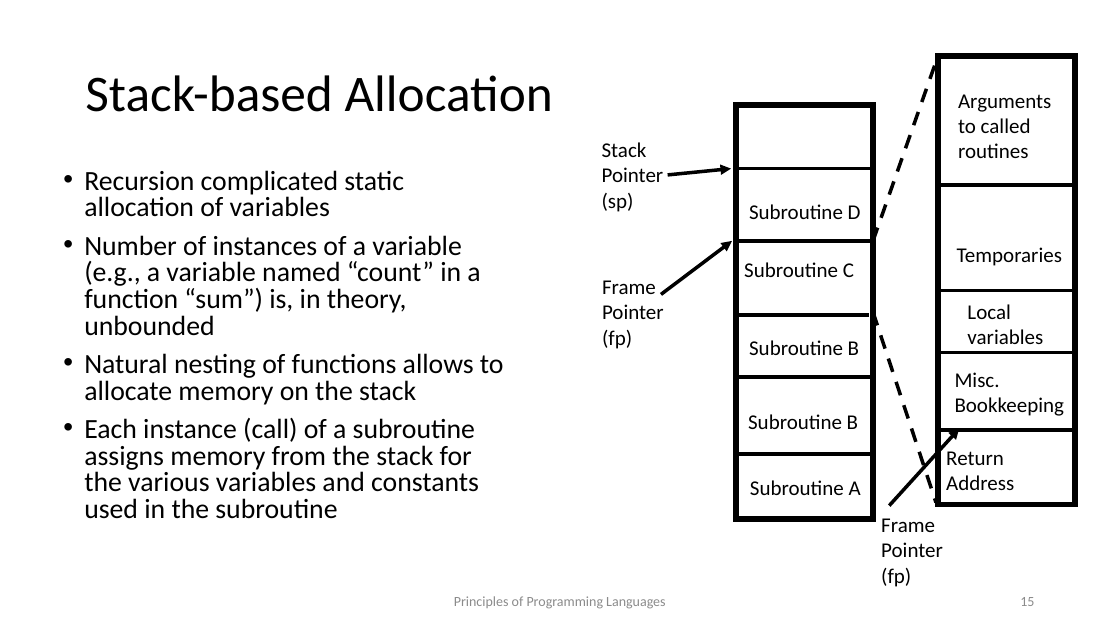
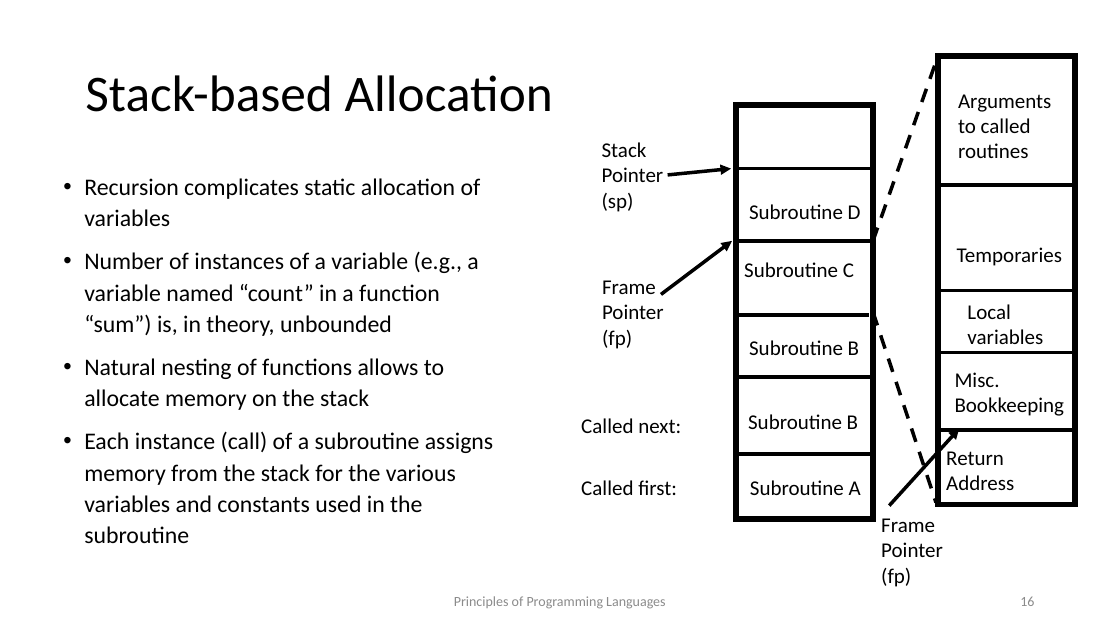
Before and after one commit to kongm/pl-design, a slide deck: slide 16 of environment.pptx (slide 15 before the commit). Drawn at 1120x630 pixels with LibreOffice and Linux fonts; fonts in the diff are those of the drawing. Boxes give left, top, right and bottom in pixels: in the first picture for what was removed or moved away, otherwise in the second. Text is boxed around its words. In the diff, an @@ line names an element or a change of style, - is before the commit and + after.

```diff
--- a/environment.pptx
+++ b/environment.pptx
@@ text at bbox=[84, 178, 481, 226]: text changed; size 23.8 to 20.4 pt @@
-• Recursion complicated static allocation of variables
+• Recursion complicates static allocation of variables
@@ text at bbox=[84, 251, 493, 543]: size 23.8 to 20.4 pt in "Number of instances of a variable (e.g., ...", "Natural nesting of functions allows to allocate ...", "Each instance (call) of a subroutine assigns ..."; line spacing 0.8 to 1.1 @@
@@ text added at bbox=[581, 418, 681, 433], 18 pt, text #000000 @@
+Called next:
@@ text added at bbox=[581, 480, 677, 495], 18 pt, text #000000 @@
+Called first:
```
Also in this commit, not shown: 10 other slides changed, 1 slide added, 1 other file.
